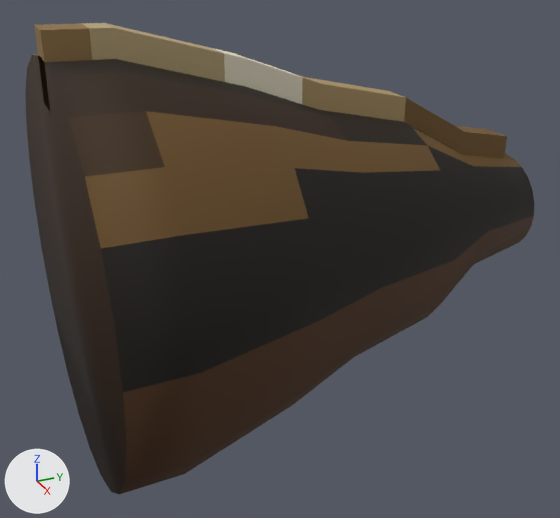
A saved change to the glTF model public/models/enemies/newshh-17.glb.
Before and after are seen from a camera (50 mm lens) standing at (1.499, -1.356, 0.677) and looking at (0.033, -0.697, -0.056). Arrows for +X, +Y and +Z are at lower left; the lights stay in place. The first picture is the older version. Vertices at exactly the same position are counted once.

Objects in the first picture: 'newshh-17'.
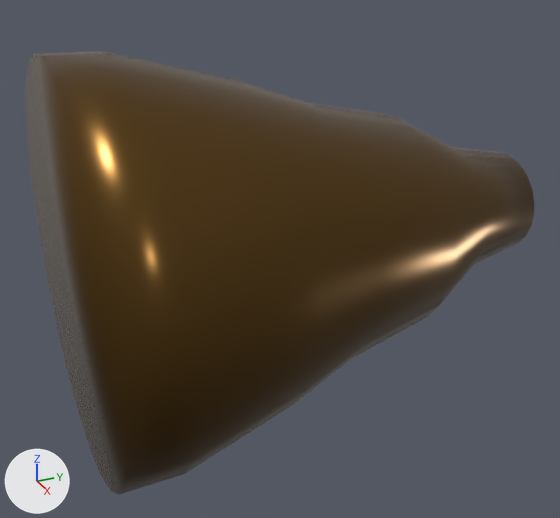
The change, as a list of edits to the scene's bpy script:
```text
Change mat_pal_22_nshh55:
    mat_pal_22_nshh55.roughness: 0.8 -> 0.25
    mat_pal_22_nshh55.metallic: 0.0 -> 0.85
Change me_newshh_17:
    used by ob_newshh_17; location = (0.0, 0.0, 0.0)
    remove me_newshh_17.from_pydata(...)  # 273 vertices, 538 faces; spans x -0.411..0.495, y -1.167..-0.008, z -0.431..0.481
    remove me_newshh_17.materials.append(mat_pal_21_nshh55)  # brown #553c18
    remove me_newshh_17.materials.append(mat_pal_23_nshh55)  # brown #71552c
    remove me_newshh_17.materials.append(mat_pal_25_nshh55)  # brown #8e7145
    remove me_newshh_17.materials.append(mat_pal_27_nshh55)  # brown #aa9265
    remove me_newshh_17.materials.append(mat_pal_28_nshh55)  # beige #b6a279
    remove me_newshh_17.materials.append(mat_pal_30_nshh55)  # pale yellow #e7dfc7
    add me_newshh_17.from_pydata(...)  # 169 vertices, 334 faces; spans x -0.411..0.495, y -1.167..-0.008, z -0.431..0.431
    me_newshh_17 part 1: the loose piece of 104 vertices spanning x 0.006..0.077, y -1.167..-0.125, z 0.034..0.481 is deleted
    me_newshh_17 part 2: 84 faces spanning x -0.411..0.495, y -1.167..-0.008, z 0.0..0.252 switch from mat_pal_16_nshh55 (black #100800) to mat_pal_22_nshh55 (brown #654920)
    me_newshh_17 part 3: 12 faces spanning x 0.042..0.196, y -1.167..-0.25, z 0.145..0.431 switch from mat_pal_17_nshh55 (black #1c1000) to mat_pal_22_nshh55 (brown #654920)
    me_newshh_17 part 4: 28 faces spanning x -0.411..0.495, y -1.167..-0.625, z -0.431..0.431 switch from mat_pal_18_nshh55 (brown #2c1804) to mat_pal_22_nshh55 (brown #654920)
    me_newshh_17 part 5: 2 faces spanning x 0.267..0.362, y -1.167..-1.042, z 0.302..0.373 switch from mat_pal_19_nshh55 (brown #382408) to mat_pal_22_nshh55 (brown #654920)
    me_newshh_17 part 6: 94 faces spanning x -0.351..0.495, y -1.167..-0.008, z -0.431..0.37 switch from mat_pal_20_nshh55 (brown #492c10) to mat_pal_22_nshh55 (brown #654920)
    me_newshh_17 part 7: 12 faces spanning x -0.112..0.042, y -1.167..-0.25, z 0.145..0.431 switch from mat_pal_24_nshh55 (brown #7d6538) to mat_pal_22_nshh55 (brown #654920)
```

Location of each change, (x1, y1, x2, y2) in pixels of the pictures (560 x 518 px):
'newshh-17', surface changed, reshaped
    before: (25, 23, 534, 494)
    after: (25, 51, 534, 494)
part 1 of me_newshh_17, deleted
    before: (34, 23, 507, 158)
part 2 of me_newshh_17, recoloured (black to brown)
    both: (101, 146, 534, 392)
part 3 of me_newshh_17, recoloured
    both: (44, 59, 461, 154)
part 4 of me_newshh_17, recoloured
    both: (25, 54, 347, 494)
part 5 of me_newshh_17, recoloured
    both: (68, 111, 165, 177)
part 6 of me_newshh_17, recoloured
    before: (120, 216, 534, 494)
    after: (120, 147, 534, 494)
part 7 of me_newshh_17, recoloured
    after: (33, 51, 391, 116)
